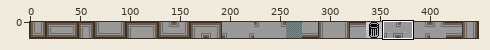
File history of a sprite sheet, core/assets/Maps/oltile2.png. Above, an overview of the earlier version with the close-up marked.
Close-up. First the earlier version:
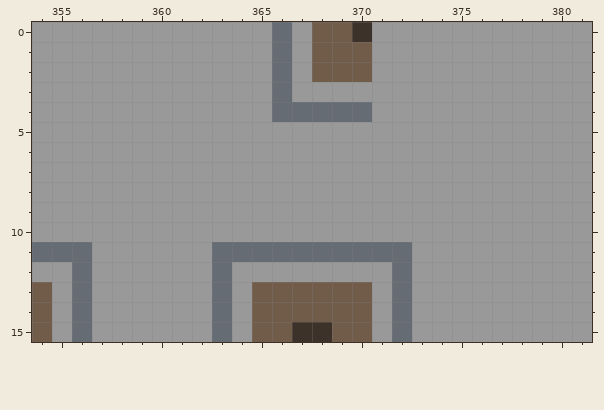
The file is 448x16 pixels. Pixels under 10% opacity are left out. Colours within 5 levels of each other are drawn and written as one. Shown: x 354..381, y 0..15.
After the commit:
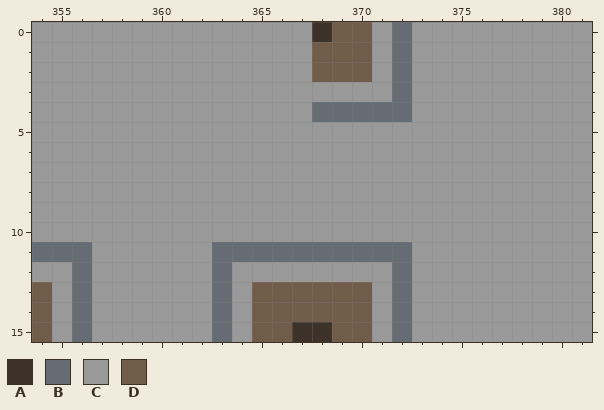
Palette (. is transparent): A #3d3229  B #656c73  C #999999  D #715c4a
The commit says: * Added 2 more maps * Made a small fix to the oltile2 textures
Changes in this commit:
{"y":0,"x":366,"old":"B","new":"C"}
{"y":0,"x":368,"old":"D","new":"A"}
{"y":0,"x":370,"old":"A","new":"D"}
{"y":0,"x":372,"old":"C","new":"B"}
{"y":1,"x":366,"old":"B","new":"C"}
{"y":1,"x":372,"old":"C","new":"B"}
{"y":2,"x":366,"old":"B","new":"C"}
{"y":2,"x":372,"old":"C","new":"B"}
{"y":3,"x":366,"old":"B","new":"C"}
{"y":3,"x":372,"old":"C","new":"B"}
{"y":4,"x":366,"old":"BB","new":"CC"}
{"y":4,"x":371,"old":"CC","new":"BB"}
